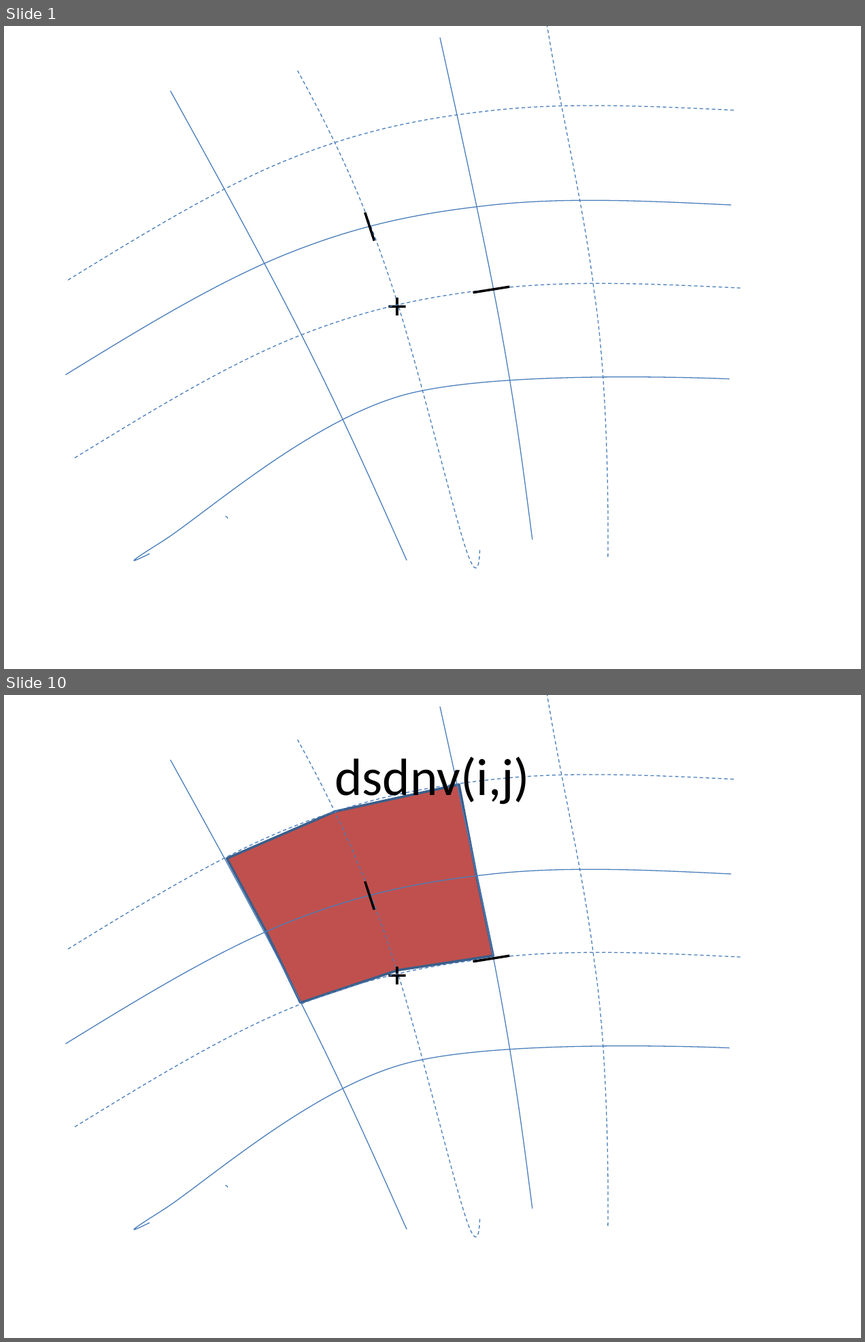
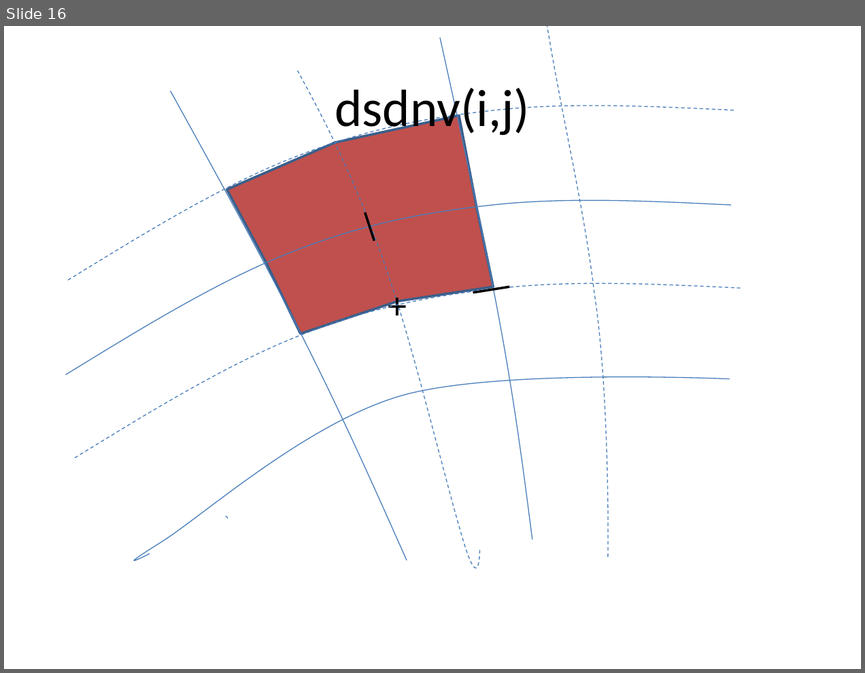
Before and after one commit to openearth/xbeach, a slide deck: doc/curvilinear grid properties.pptx. Shown one above the other, each under a label of ours: slides 1 and 10 before the commit, slide 16 after it; the slides between them are not shown. The pictures are 865x1342 and 865x673 pixels, drawn with LibreOffice and Linux fonts; fonts in the diff are those of the drawing. Boxes give left, top, right and bottom in pixels: in the first picture for what was removed or moved away, otherwise in the second. Text is boxed around its words. In the diff, an @@ line names an element or a change of style, - is before the commit and + after.

```diff
--- a/doc/curvilinear grid properties.pptx
+++ b/doc/curvilinear grid properties.pptx
@@ slide 1 removed at [4, 26, 861, 669], background #FFFFFF @@
@@ freeform shape removed at [440, 38, 532, 539] @@
@@ freeform shape removed at [547, 26, 609, 556] @@
@@ freeform shape removed at [298, 71, 481, 590] @@
@@ freeform shape removed at [68, 102, 734, 280] @@
@@ freeform shape removed at [170, 91, 407, 560] @@
@@ freeform shape removed at [66, 197, 732, 374] @@
@@ line removed from (364, 213) to (374, 240) @@
@@ freeform shape removed at [75, 280, 741, 457] @@
@@ text removed at [379, 276, 419, 331] @@
-+
@@ line removed from (473, 293) to (509, 286) @@
@@ freeform shape removed at [119, 368, 729, 567] @@
@@ arc (boxed as its full ellipse) removed at [224, 516, 228, 520] @@
@@ what was slide 10 is now slide 16 @@
```
Also in this commit, not shown: 8 slides changed, 7 slides added.
